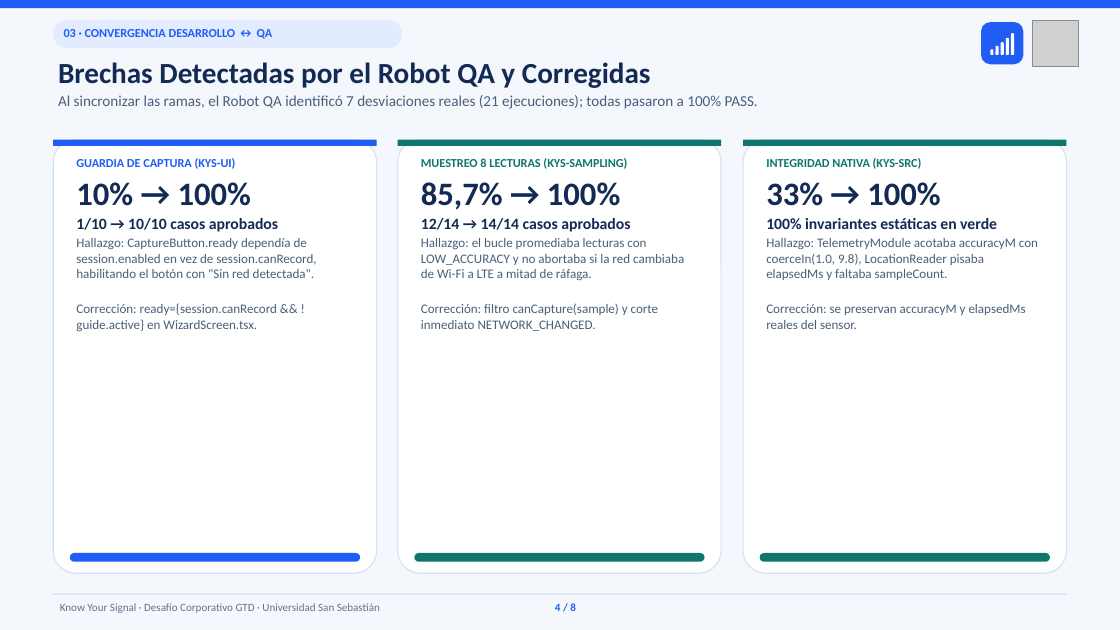
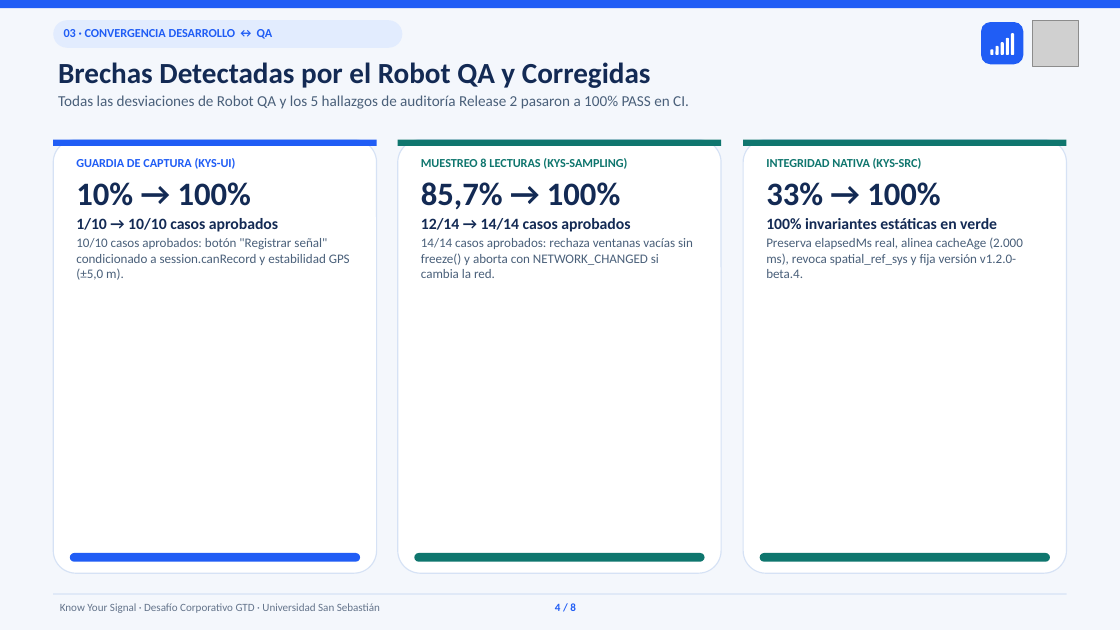
Before and after one commit to KnowYourSignal/know-your-signal-android, a slide deck: slide 4 of docs/Presentacion_Avances_QA_y_Benchmarks.pptx. Drawn at 1120x630 pixels with LibreOffice and Linux fonts; fonts in the diff are those of the drawing; grey boxes stand for pictures. Boxes give left, top, right and bottom in pixels: in the first picture for what was removed or moved away, otherwise in the second. Text is boxed around its words. In the diff, an @@ line names an element or a change of style, - is before the commit and + after.

```diff
--- a/docs/Presentacion_Avances_QA_y_Benchmarks.pptx
+++ b/docs/Presentacion_Avances_QA_y_Benchmarks.pptx
@@ text at <box>58,95,689,109</box>: text changed @@
-Al sincronizar las ramas, el Robot QA identificó 7 desviaciones reales (21 ejecuciones); todas pasaron a 100% PASS.
+Todas las desviaciones de Robot QA y los 5 hallazgos de auditoría Release 2 pasaron a 100% PASS en CI.
@@ text at <box>76,238,350,280</box>: text changed @@
-Hallazgo: CaptureButton.ready dependía de session.enabled en vez de session.canRecord, habilitando el botón con "Sin red detectada".
-Corrección: ready={session.canRecord && !guide.active} en WizardScreen.tsx.
+10/10 casos aprobados: botón "Registrar señal" condicionado a session.canRecord y estabilidad GPS (±5,0 m).
@@ text at <box>421,238,693,278</box>: text changed @@
-Hallazgo: el bucle promediaba lecturas con LOW_ACCURACY y no abortaba si la red cambiaba de Wi-Fi a LTE a mitad de ráfaga.
-Corrección: filtro canCapture(sample) y corte inmediato NETWORK_CHANGED.
+14/14 casos aprobados: rechaza ventanas vacías sin freeze() y aborta con NETWORK_CHANGED si cambia la red.
@@ text at <box>766,238,1023,278</box>: text changed @@
-Hallazgo: TelemetryModule acotaba accuracyM con coerceIn(1.0, 9.8), LocationReader pisaba elapsedMs y faltaba sampleCount.
-Corrección: se preservan accuracyM y elapsedMs reales del sensor.
+Preserva elapsedMs real, alinea cacheAge (2.000 ms), revoca spatial_ref_sys y fija versión v1.2.0-beta.4.
```
Also in this commit, not shown: 4 other slides changed, 1 other file.
